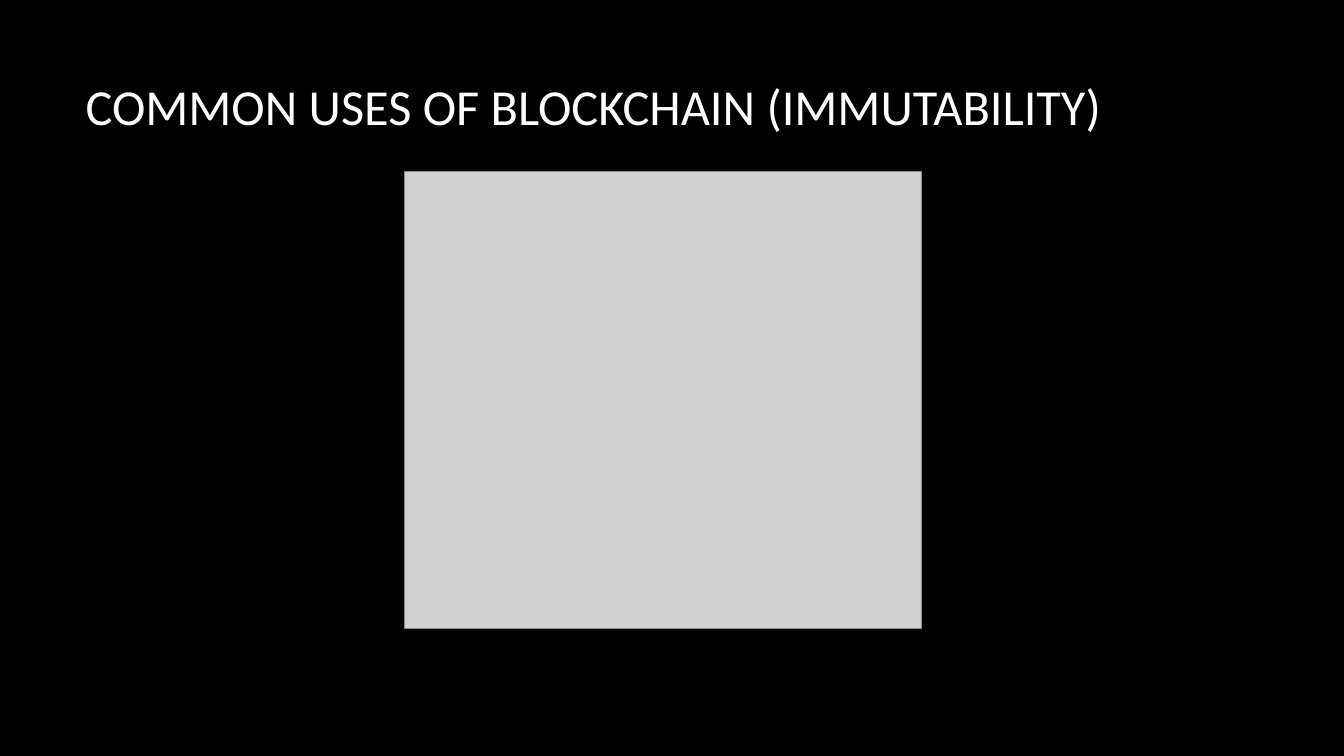
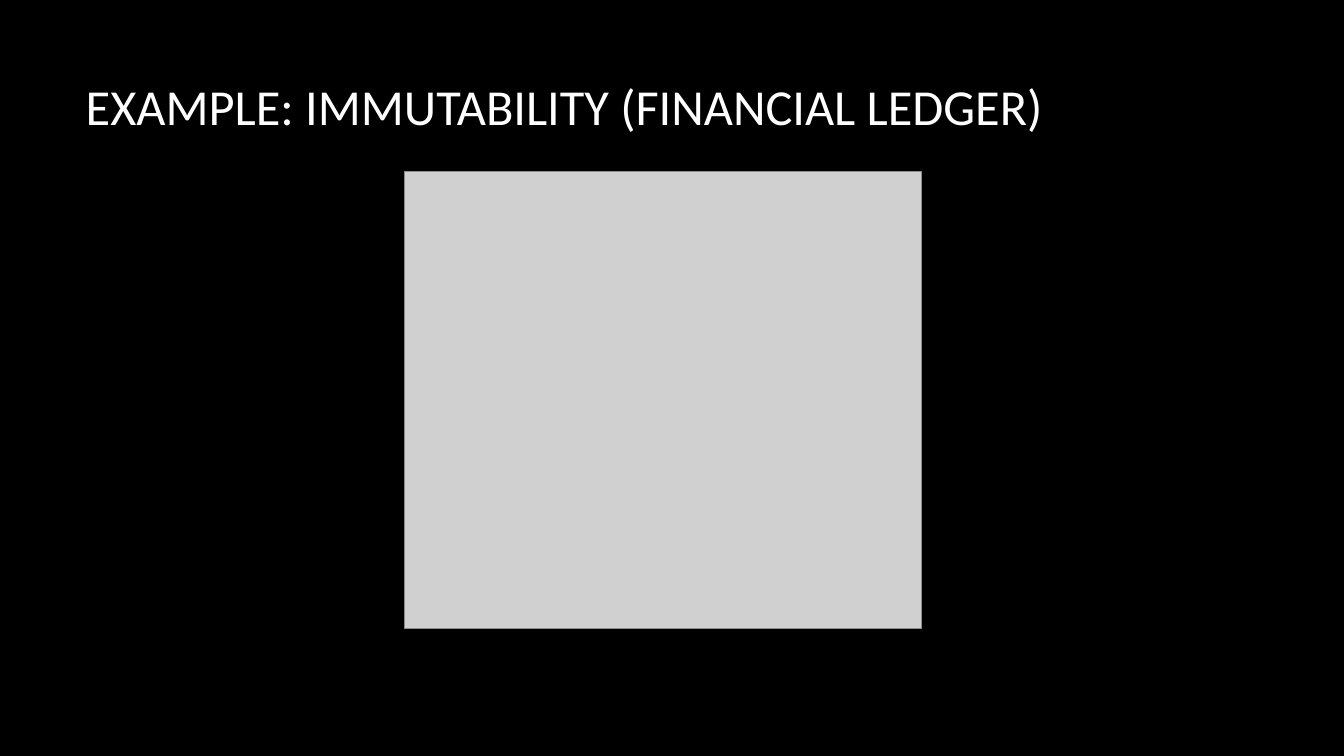
Before and after one commit to ParasDalal/TechNotes, a slide deck: slide 13 of The Future of BlockchainV2.pptx (slide 14 before the commit). Drawn at 1344x756 pixels with LibreOffice and Linux fonts; fonts in the diff are those of the drawing; grey boxes stand for pictures; background and template pictures are left out. Boxes give left, top, right and bottom in pixels: in the first picture for what was removed or moved away, otherwise in the second. Text is boxed around its words. In the diff, an @@ line names an element or a change of style, - is before the commit and + after.

Commit message:
eMail for Outlook, Blockchain changes

```diff
--- a/The Future of BlockchainV2.pptx
+++ b/The Future of BlockchainV2.pptx
@@ title at box(86, 88, 1043, 132): text changed @@
-COMMON USES OF BLOCKCHAIN (IMMUTABILITY)
+EXAMPLE: IMMUTABILITY (FINANCIAL LEDGER)
```
Also in this commit, not shown: 8 other slides changed, 1 slide removed, 1 other file.
